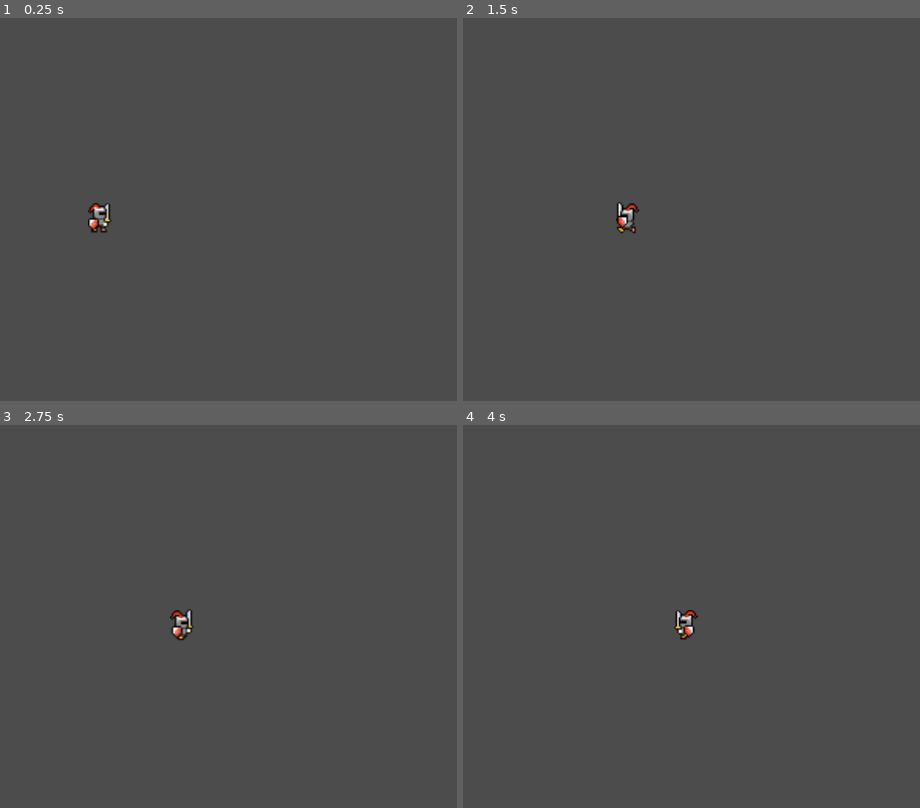
Above: before the commit, frames 1-4 (two rows, left to right).
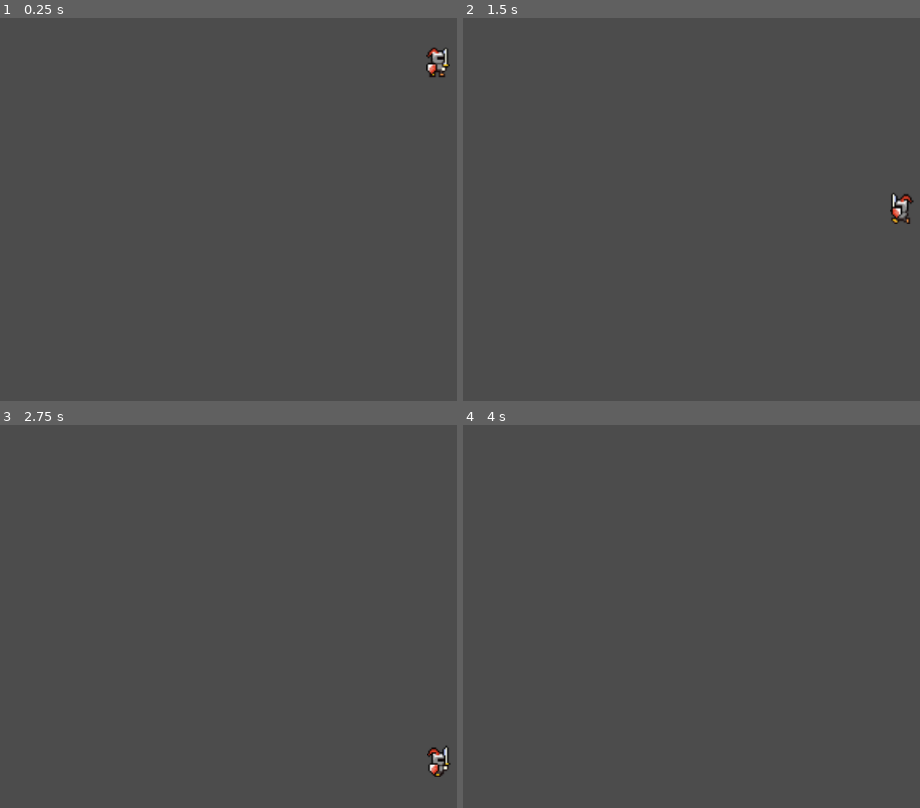
Above: after the commit, the same moments.

Repository: dim35/CEN3031-Project
Game: Godot game, scene res://entity_scenes/Player.tscn
The game is run twice, just before and just after one commit, with the same random seed, the same clock (stepped at 60 frames per second) and the same inputs. This scene is started directly instead of the project's main scene.
Inputs:
- Up to frame 1 (0.25 s): no input
- Up to frame 2 (1.5 s): hold Right (ui_right) 0.53-1.28 s; tap Space (ui_select) at 0.77 s; hold Left (ui_left) from 1.28 s (still down)
- Up to frame 3 (2.75 s): tap Space (ui_select) at 1.52 s; release Left (ui_left) at 2.03 s; hold Right (ui_right) from 2.03 s (still down)
- Up to frame 4 (4 s): tap Space (ui_select) at 3.02, 3.77 s; release Right (ui_right) at 3.53 s; hold Left (ui_left) from 3.53 s (still down)

The runs differ from the first frame. In frame 1, 0.5% of the frame differs, in the area x 19-99%, y 7-57%; in frame 2, 0.5%; in frame 3, 0.5%; in frame 4, 0.3%.

Commit message:
Added environment

Diff:
--- a/entity_scenes/Player.gd
+++ b/entity_scenes/Player.gd
@@ -15,7 +15,7 @@
 
 	# Reset velocity to blank slate
 	velocity.x = 0
-	velocity.y = 0
+	velocity.y += 10
 
 	# Player is moving to the right
 	if Input.is_action_pressed("ui_right"):
@@ -38,4 +38,4 @@
 		$Animations.flip_h = velocity.x < 0
 
 	# Move the player
-	position += velocity * delta
+	move_and_slide(velocity)
--- a/entity_scenes/Player.tscn
+++ b/entity_scenes/Player.tscn
@@ -31,10 +31,10 @@
 
 [node name="Player" type="KinematicBody2D" index="0"]
 
-position = Vector2( 431.029, 364.605 )
+position = Vector2( 864, 128 )
 scale = Vector2( 2, 2 )
 input_pickable = true
-collision_layer = 1
+collision_layer = 0
 collision_mask = 1
 collision/safe_margin = 0.08
 script = ExtResource( 1 )
@@ -53,6 +53,6 @@
 
 frames = SubResource( 2 )
 animation = "idle"
-frame = 5
+frame = 2
 playing = true
 _sections_unfolded = [ "Transform", "Z Index" ]
--- /dev/null
+++ b/environment/Ground.tscn
@@ -0,0 +1,31 @@
+[gd_scene load_steps=3 format=2]
+
+[ext_resource path="res://assets/grass_48x48.png" type="Texture" id=1]
+
+[sub_resource type="RectangleShape2D" id=1]
+
+custom_solver_bias = 0.0
+extents = Vector2( 24.7614, 24.0899 )
+
+[node name="Ground" type="StaticBody2D" index="0"]
+
+position = Vector2( 836.63, 517.061 )
+input_pickable = false
+collision_layer = 1
+collision_mask = 0
+constant_linear_velocity = Vector2( 0, 0 )
+constant_angular_velocity = 0.0
+friction = 1.0
+bounce = 0.0
+_sections_unfolded = [ "Collision", "Material" ]
+__meta__ = {
+"_edit_group_": true
+}
+
+[node name="Texture" type="Sprite" parent="." index="0"]
+
+texture = ExtResource( 1 )
+
+[node name="Hitbox" type="CollisionShape2D" parent="." index="1"]
+
+shape = SubResource( 1 )
Binary file added: assets/grass_48x48.png
Not shown, added: assets/grass_48x48.png.import
